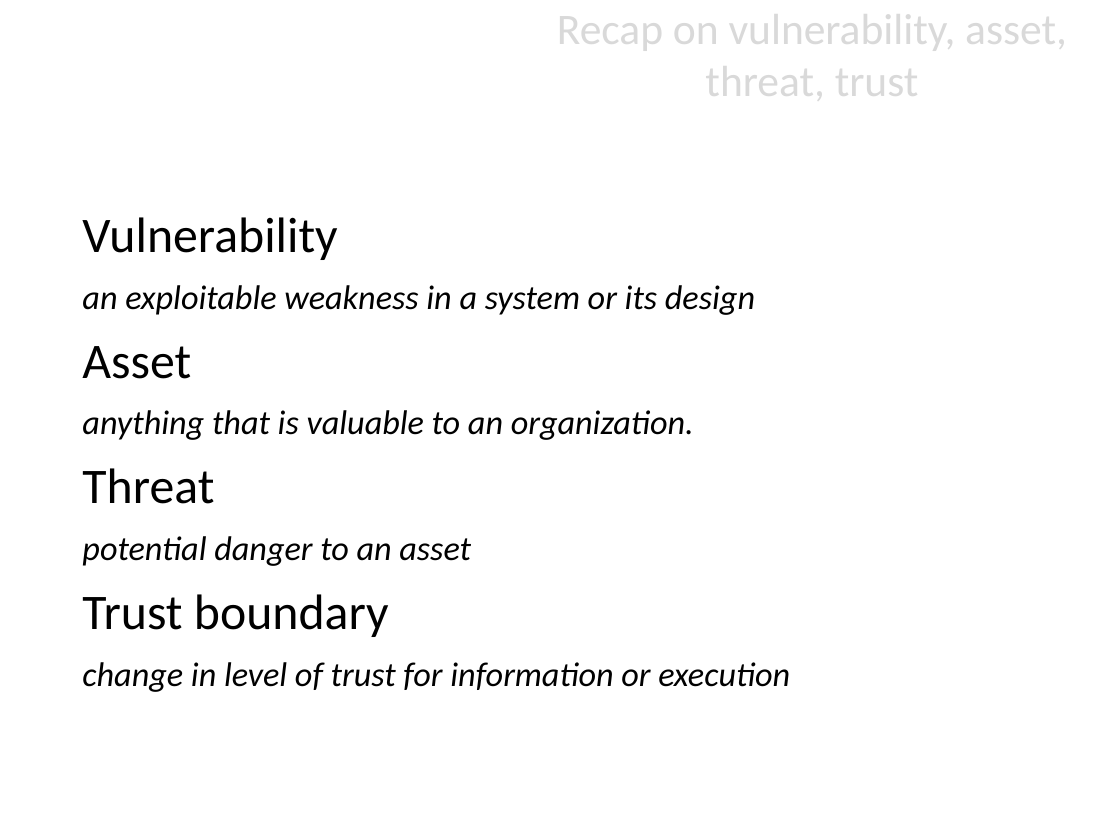
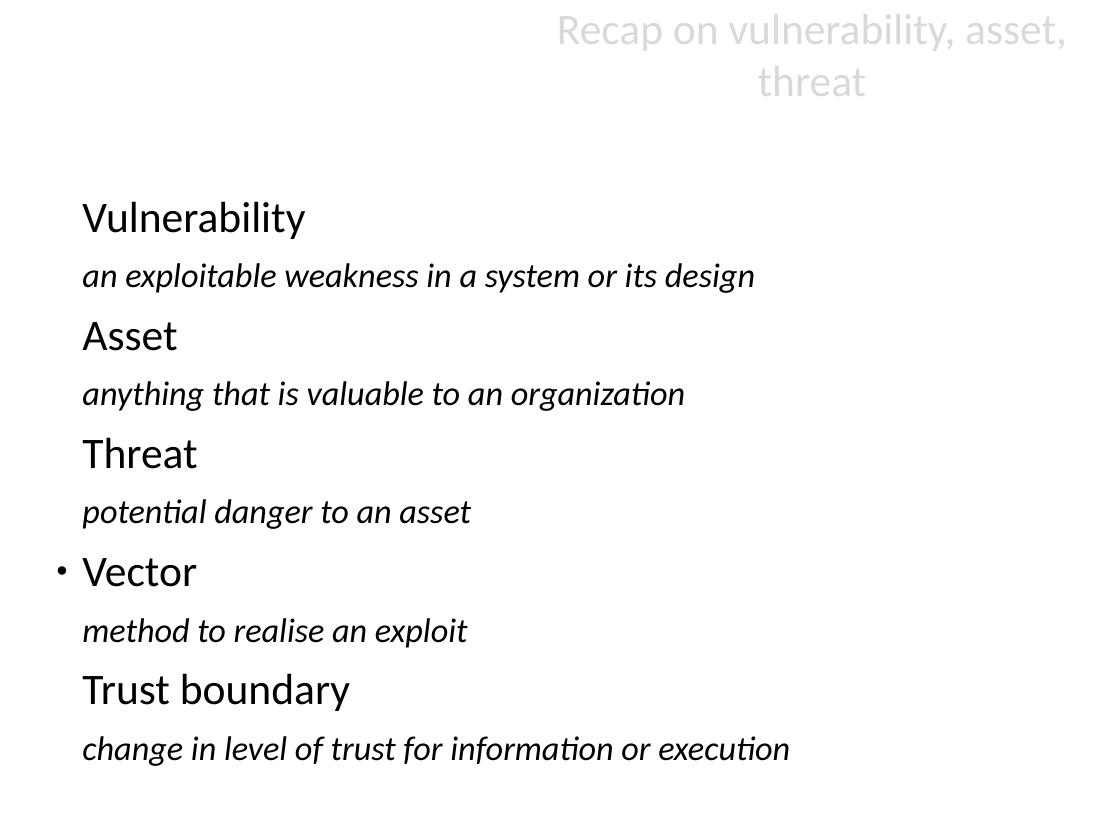
Before and after one commit to jgadsden/owasp-threat-dragon-models, a slide deck: slide 7 of OWASP_short_introduction_threat_modeling.odp. Drawn at 1120x840 pixels with LibreOffice and Linux fonts; fonts in the diff are those of the drawing; background and template pictures are left out. Boxes give left, top, right and bottom in pixels: in the first picture for what was removed or moved away, otherwise in the second. Text is boxed around its words. In the diff, an @@ line names an element or a change of style, - is before the commit and + after.

```diff
--- a/OWASP_short_introduction_threat_modeling.odp
+++ b/OWASP_short_introduction_threat_modeling.odp
@@ title at [557, 3, 1067, 108]: text changed @@
-Recap on vulnerability, asset, threat, trust
+Recap on vulnerability, asset, threat
@@ subtitle "Vulnerability": place and size @@
-subtitle "Vulnerability" at [82, 217, 790, 692]
+subtitle "Vulnerability" at [82, 201, 790, 766]
@@ subtitle at [82, 201, 790, 766]: size 32 to 28 pt in "Vulnerability", "Asset", "Threat", "Trust boundary"; bullet none to ● @@
@@ subtitle at [82, 381, 685, 411]: text changed @@
-anything that is valuable to an organization.
+anything that is valuable to an organization
@@ subtitle at [82, 558, 468, 648]: paragraphs added @@
+● Vector
+method to realise an exploit
```
Also in this commit, not shown: 2 other slides changed, 3 slides added.
